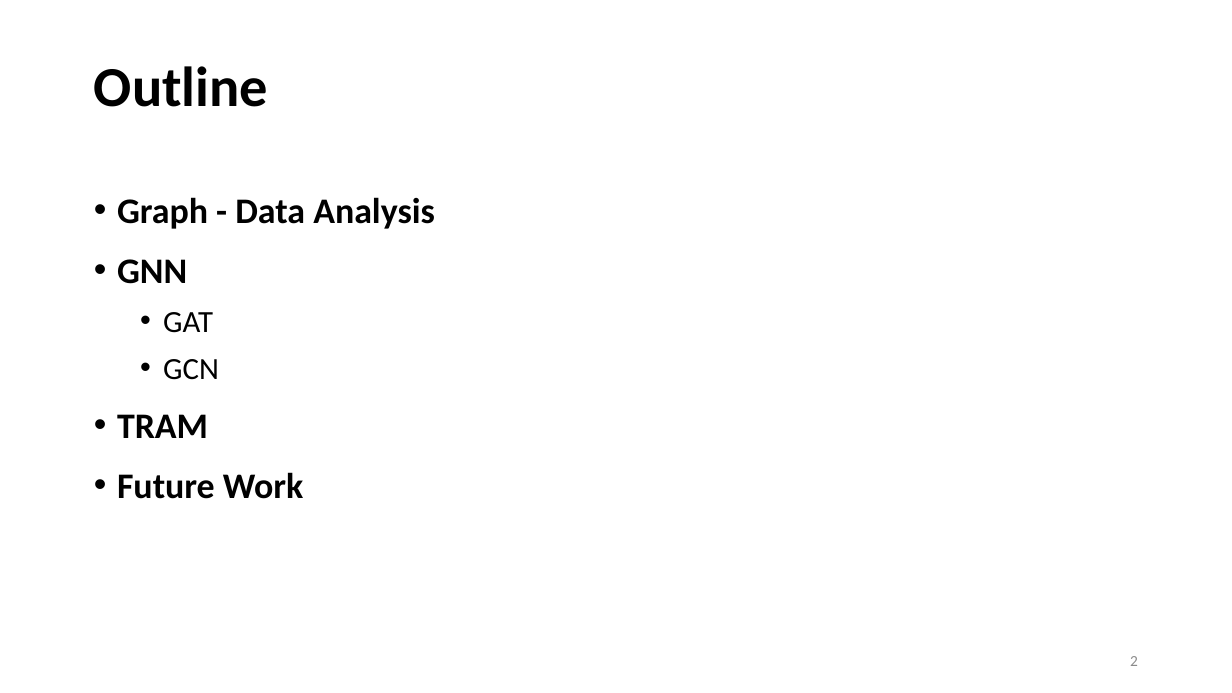
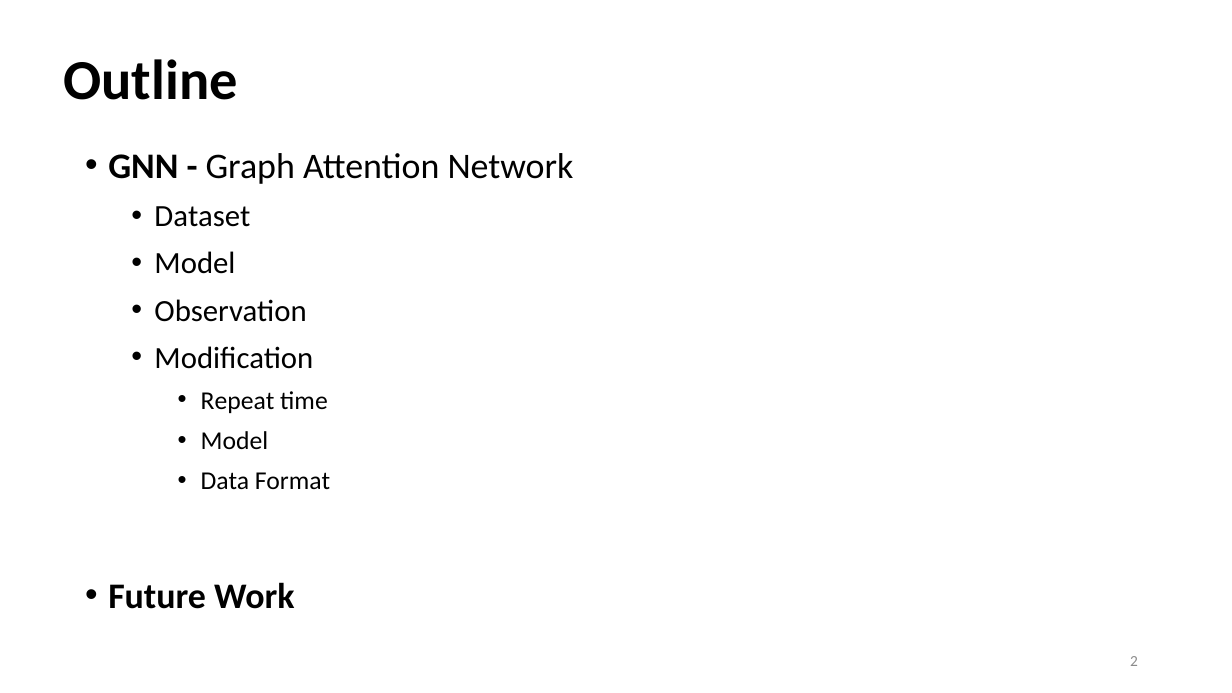
Before and after one commit to Bai1026/Intern-IIS, a slide deck: slide 2 of Meeting/Presentation_0816.pptx. Drawn at 1232x693 pixels with LibreOffice and Linux fonts; fonts in the diff are those of the drawing. Boxes give left, top, right and bottom in pixels: in the first picture for what was removed or moved away, otherwise in the second. Text is boxed around its words. In the diff, an @@ line names an element or a change of style, - is before the commit and + after.

```diff
--- a/Meeting/Presentation_0816.pptx
+++ b/Meeting/Presentation_0816.pptx
@@ title "Outline": place and size @@
-title "Outline" at (94, 66, 268, 107)
+title "Outline" at (63, 59, 237, 100)
@@ text "GNN - Graph Attention Network": place and size @@
-text "GNN - Graph Attention Network" at (117, 197, 435, 499)
+text "GNN - Graph Attention Network" at (108, 153, 574, 609)
@@ text at (108, 153, 574, 489): text changed; size 28 to 24 pt; bold off @@
-• Graph - Data Analysis
-• GNN
-  • GAT
-  • GCN
-• TRAM
+• GNN - Graph Attention Network
+  • Dataset
+  • Model
+  • Observation
+  • Modification
+    • Repeat time
+    • Model
+    • Data Format
```
Also in this commit, not shown: 4 other slides changed, 8 slides added, 5 slides removed, 20 other files.
